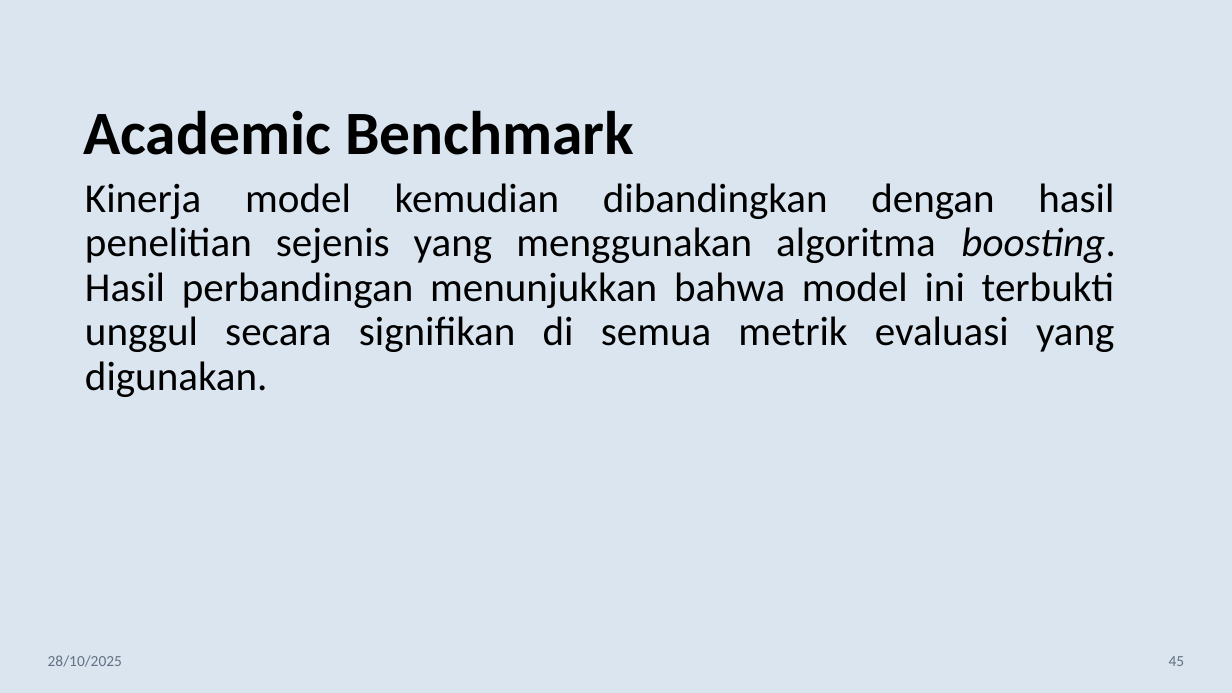
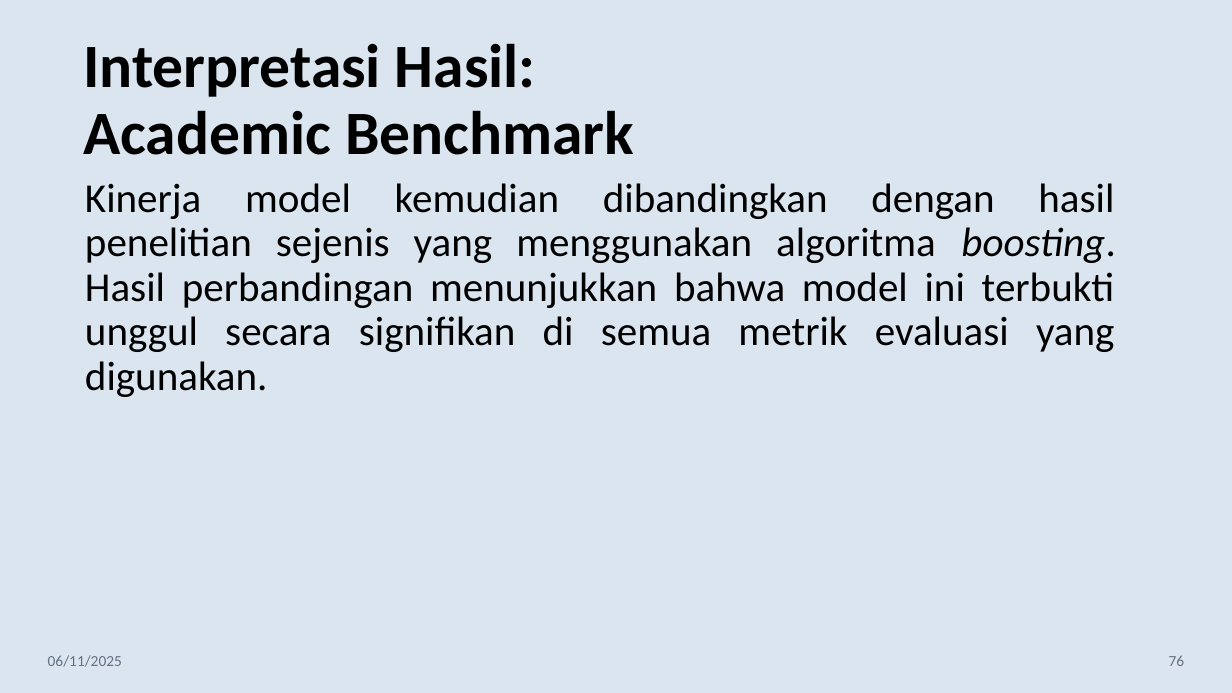
Before and after one commit to fadhilra101/skripsi, a slide deck: slide 76 of ppt/PPT SEMHAS Fadhil Raihan Akbar 11210930000101.pptx (slide 45 before the commit). Drawn at 1232x693 pixels with LibreOffice and Linux fonts; fonts in the diff are those of the drawing. Boxes give left, top, right and bottom in pixels: in the first picture for what was removed or moved away, otherwise in the second. Text is boxed around its words. In the diff, an @@ line names an element or a change of style, - is before the commit and + after.

```diff
--- a/ppt/PPT SEMHAS Fadhil Raihan Akbar 11210930000101.pptx
+++ b/ppt/PPT SEMHAS Fadhil Raihan Akbar 11210930000101.pptx
@@ title at [83,43,634,155]: text changed @@
-Academic Benchmark
+Interpretasi Hasil:
+Academic Benchmark
@@ text at [48,655,122,667]: text changed @@
-28/10/2025
+06/11/2025
@@ page number at [1169,655,1185,666]: text changed @@
-45
+76
```
Also in this commit, not shown: 28 other slides changed, 33 slides added, 2 slides removed, 3 other files.
